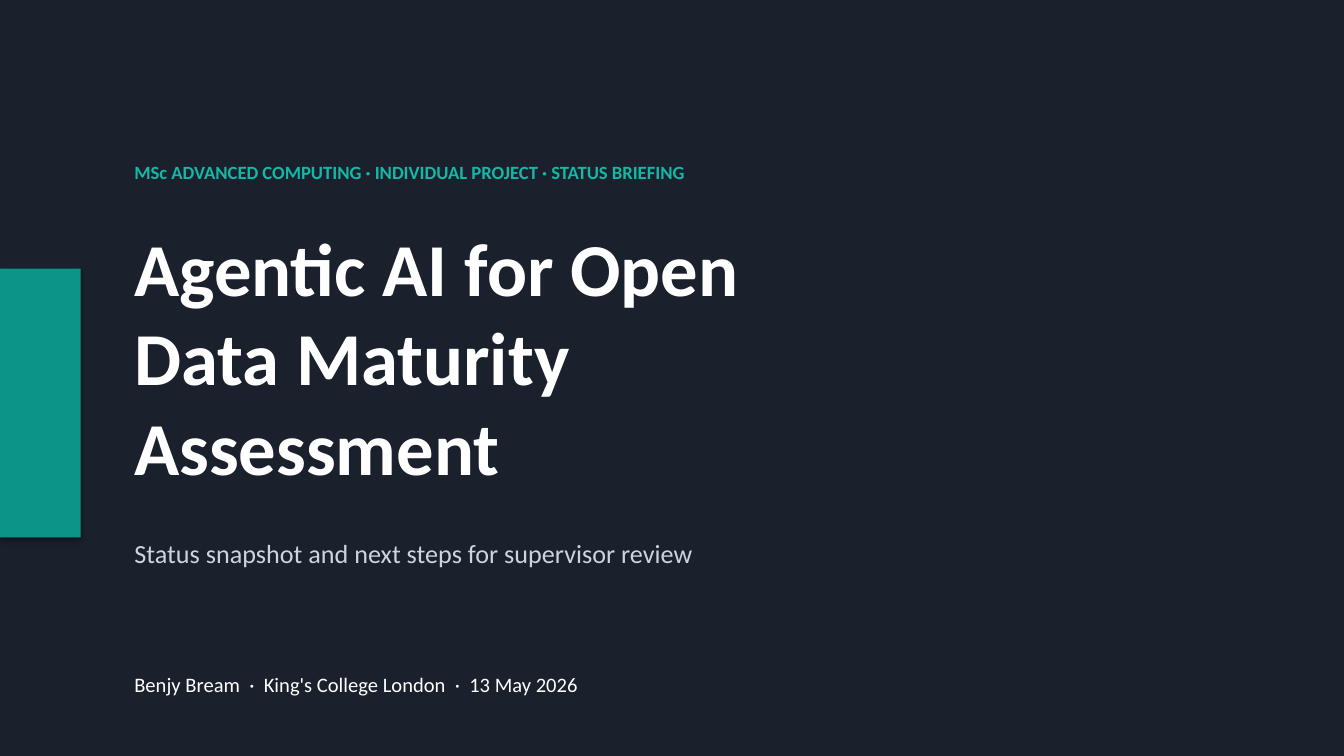
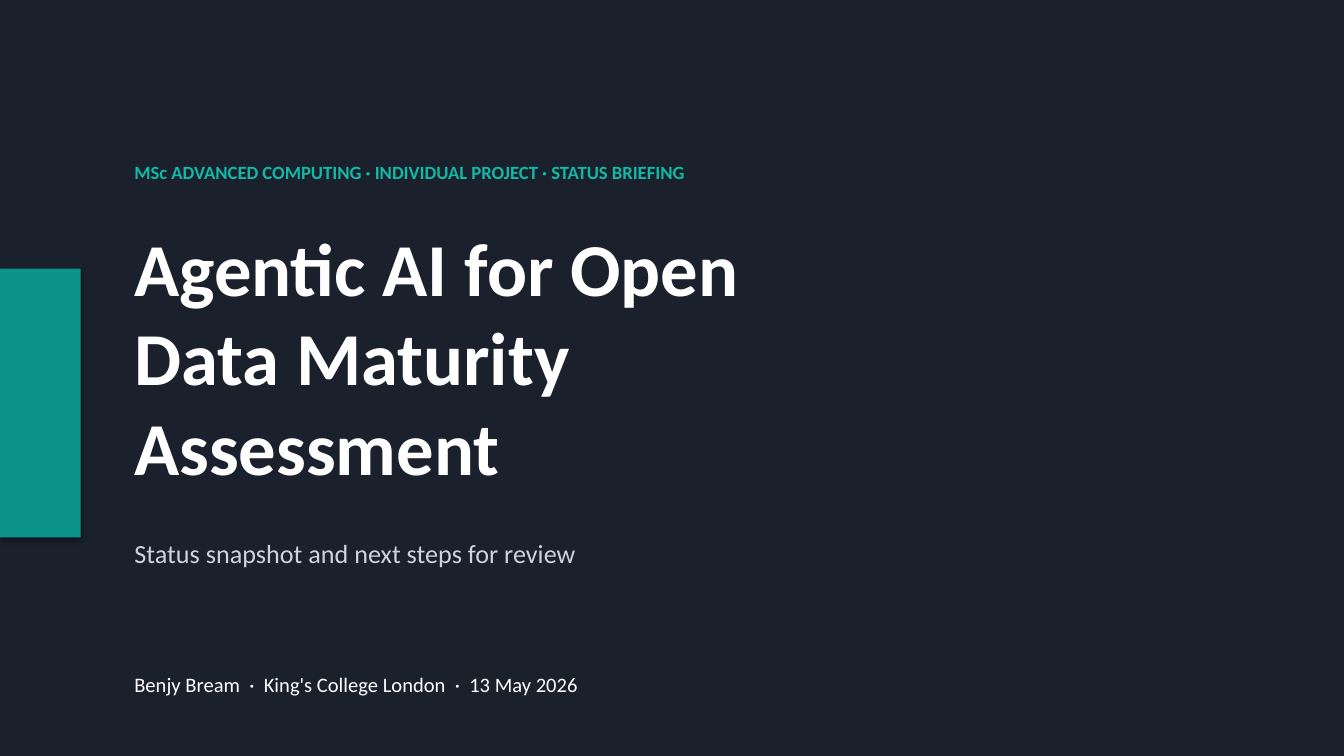
Before and after one commit to benjyb1/odmi-agent-swarm, a slide deck: slide 1 of docs/PROGRESS_SLIDES_2026-05-13.pptx. Drawn at 1344x756 pixels with LibreOffice and Linux fonts; fonts in the diff are those of the drawing. Boxes give left, top, right and bottom in pixels: in the first picture for what was removed or moved away, otherwise in the second. Text is boxed around its words. In the diff, an @@ line names an element or a change of style, - is before the commit and + after.

```diff
--- a/docs/PROGRESS_SLIDES_2026-05-13.pptx
+++ b/docs/PROGRESS_SLIDES_2026-05-13.pptx
@@ text at <box>134,545,575,567</box>: text changed @@
-Status snapshot and next steps for supervisor review
+Status snapshot and next steps for review
```
Also in this commit, not shown: 6 other slides changed, 2 other files.
